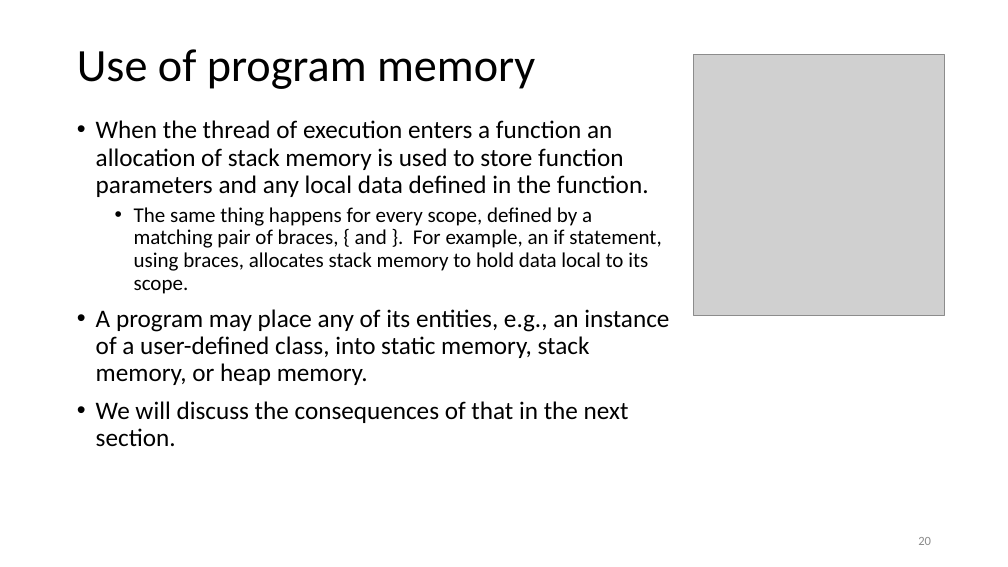
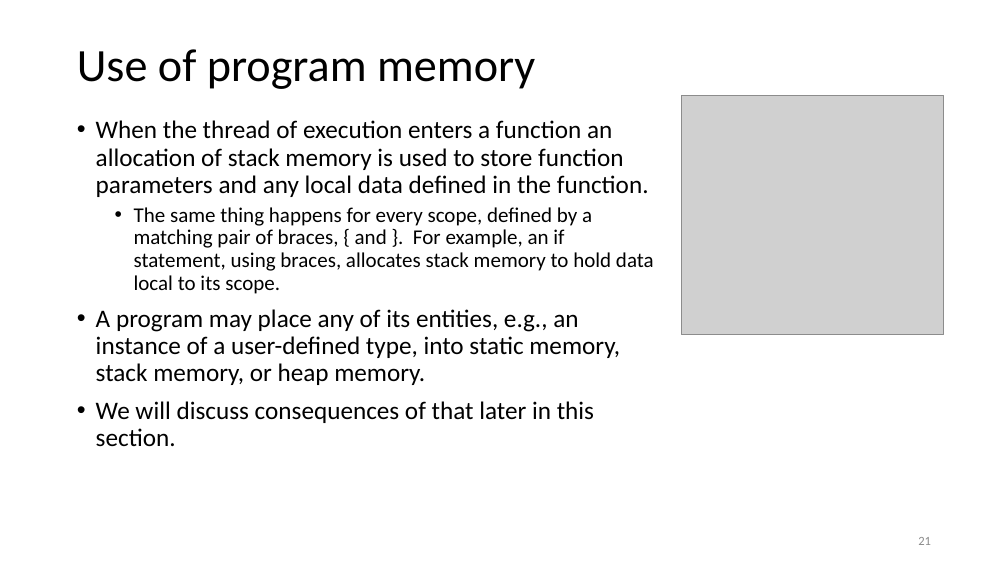
Before and after one commit to JimFawcett/JimFawcett.github.io, a slide deck: slide 21 of Resources/RustModels.pptx (slide 20 before the commit). Drawn at 1008x567 pixels with LibreOffice and Linux fonts; fonts in the diff are those of the drawing; grey boxes stand for pictures. Boxes give left, top, right and bottom in pixels: in the first picture for what was removed or moved away, otherwise in the second. Text is boxed around its words. In the diff, an @@ line names an element or a change of style, - is before the commit and + after.

```diff
--- a/Resources/RustModels.pptx
+++ b/Resources/RustModels.pptx
@@ picture resized from (x1=694, y1=54, x2=944, y2=315) to (x1=681, y1=95, x2=944, y2=335) @@
@@ text at (x1=96, y1=309, x2=620, y2=447): text changed @@
-• A program may place any of its entities, e.g., an instance of a user-defined class, into static memory, stack memory, or heap memory.
-• We will discuss the consequences of that in the next section.
+• A program may place any of its entities, e.g., an instance of a user-defined type, into static memory, stack memory, or heap memory.
+• We will discuss consequences of that later in this section.
@@ page number at (x1=918, y1=537, x2=931, y2=545): text changed @@
-20
+21
```
Also in this commit, not shown: 18 other slides changed, 2 slides added, 2 slides removed, 3 other files.
